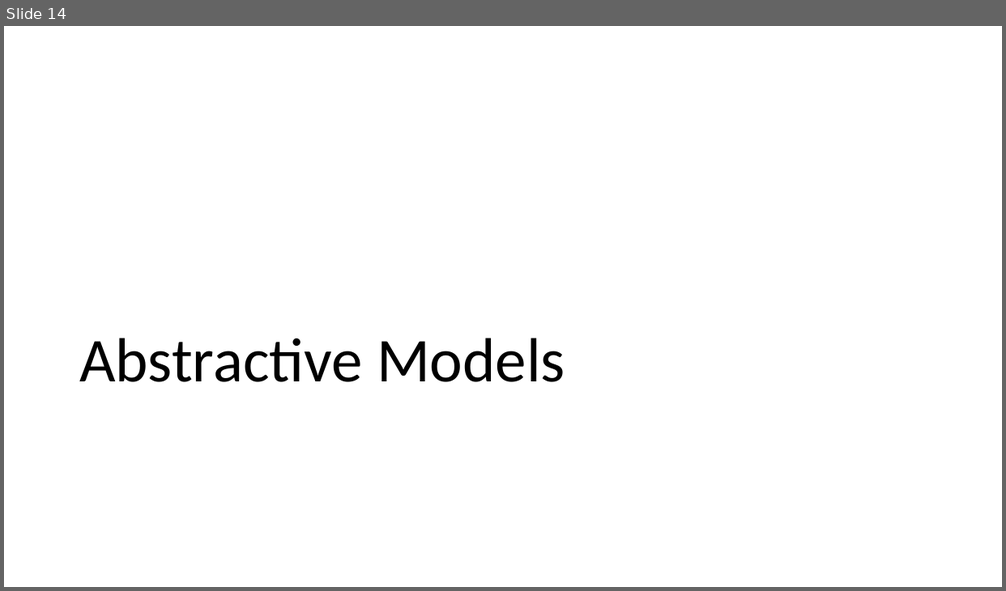
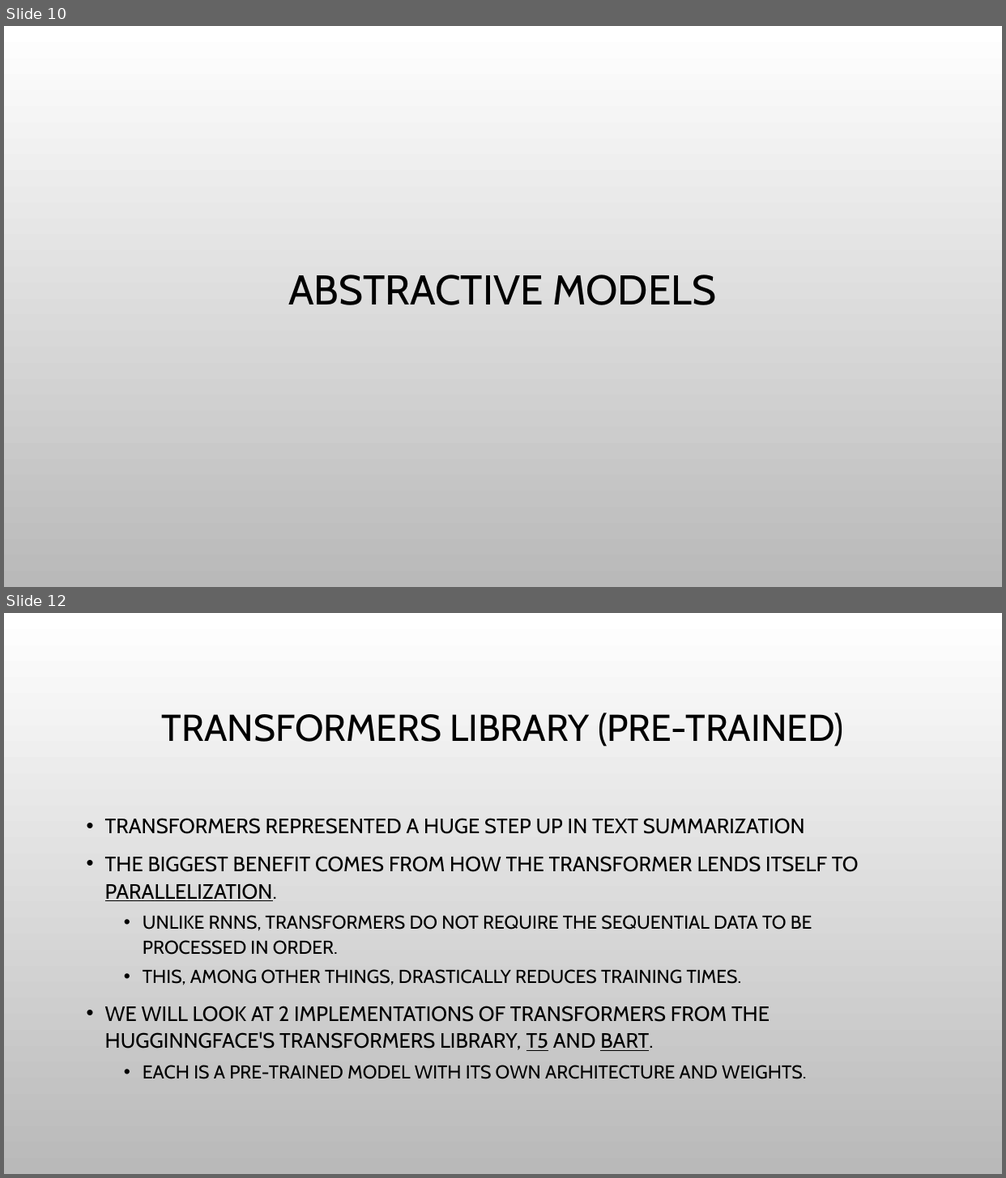
Before and after one commit to rotznmu/movie_summarization_capstone, a slide deck: Text Summarization.pptx. Shown one above the other, each under a label of ours: slide 14 before the commit, slides 10 and 12 after it; the slides between them are not shown. The pictures are 1006x591 and 1006x1178 pixels, drawn with LibreOffice and Linux fonts; fonts in the diff are those of the drawing; background and template pictures are left out. Boxes give left, top, right and bottom in pixels: in the first picture for what was removed or moved away, otherwise in the second. Text is boxed around its words. In the diff, an @@ line names an element or a change of style, - is before the commit and + after.

```diff
--- a/Text Summarization.pptx
+++ b/Text Summarization.pptx
@@ slide 12 added at bbox=[4, 613, 1002, 1174], background picture (left out) @@
@@ title added at bbox=[162, 713, 844, 747], 36 pt, text #000000 @@
+TRANSFORMERS LIBRARY (PRE-TRAINED)
@@ text added at bbox=[105, 818, 859, 1080], 20 pt, text #000000 @@
+• TRANSFORMERS REPRESENTED A HUGE STEP UP IN TEXT SUMMARIZATION
+• THE BIGGEST BENEFIT COMES FROM HOW THE TRANSFORMER LENDS ITSELF TO PARALLELIZATION.
+  • UNLIKE RNNS, TRANSFORMERS DO NOT REQUIRE THE SEQUENTIAL DATA TO BE PROCESSED IN ORDER.
+  • THIS, AMONG OTHER THINGS, DRASTICALLY REDUCES TRAINING TIMES.
+• WE WILL LOOK AT 2 IMPLEMENTATIONS OF TRANSFORMERS FROM THE HUGGINNGFACE'S TRANSFORMERS LIBRARY, T5 AND BART.
+  • EACH IS A PRE-TRAINED MODEL WITH ITS OWN ARCHITECTURE AND WEIGHTS.
@@ what was slide 14 is now slide 10 @@
@@ slide 10 changed as well @@
@@ background #FFFFFF to picture (left out) @@
@@ title at bbox=[288, 275, 716, 305]: text changed; size 60 to 40 pt; font Calibri to Cabin @@
-Abstractive Models
+ABSTRACTIVE MODELS
```
Also in this commit, not shown: 8 other slides changed, 9 other slides added, 10 slides removed, 1 other file.
